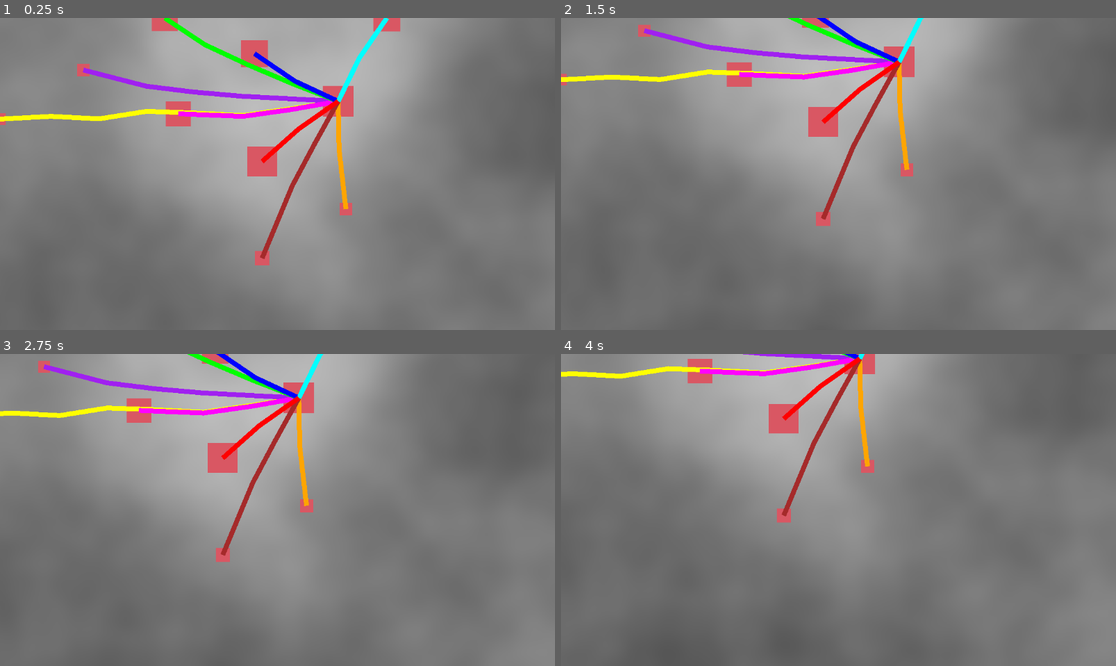
Above: before the commit, frames 1-4 (two rows, left to right).
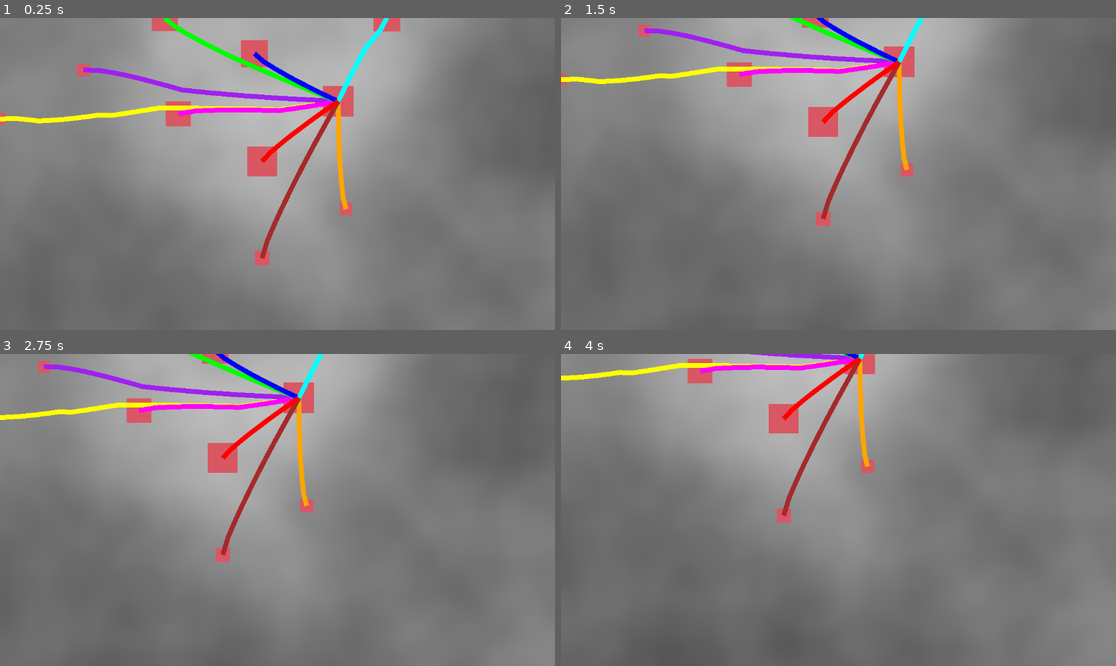
Above: after the commit, the same moments.

Repository: jake6724/road_gen_1
Game: Godot game, scene res://scenes/Main.tscn
The game is run twice, just before and just after one commit, with the same random seed, the same clock (stepped at 60 frames per second) and the same inputs.
Inputs (mouse positions are in pixels of both pictures, inside the frame that each line leads up to):
- Up to frame 1 (0.25 s): no input
- Up to frame 2 (1.5 s): tap Enter at 0.5 s; move the mouse to (960, 158) at 0.52 s; tap S (move_camera_down) at 0.6 s; click (960, 158) at 0.67 s; tap Space at 1.25 s; drag from (727, 189) to (810, 236) at 1.27 s
- Up to frame 3 (2.75 s): tap Enter at 2 s; move the mouse to (333, 441) at 2.02 s; tap D (move_camera_right) at 2.1 s; click (333, 441) at 2.17 s
- Up to frame 4 (4 s): tap Space at 2.75 s; drag from (810, 572) to (672, 463) at 2.77 s; tap Enter at 3.5 s; move the mouse to (1005, 556) at 3.52 s; tap S (move_camera_down) at 3.6 s; click (1005, 556) at 3.67 s

The runs differ from the first frame. In frame 1, 2.3% of the frame differs, in the area x 0-70%, y 0-78%; in frame 2, 2.1%; in frame 3, 2.1%; in frame 4, 1.4%.

Commit message:
Refactor

Diff:
--- a/scripts/highway_generator.gd
+++ b/scripts/highway_generator.gd
@@ -19,7 +19,7 @@
 ## How much to adjust when sweeping through `degree_range`
 @export var degree_step: float = 1
 ## The length of an individual highway segment, which are combined to create the final highway
-@export var num_samples: int = 100
+@export var num_samples: int = 25
 
 var marker: PackedScene = preload("res://scenes/Marker.tscn")
 var highway_sample_marker: PackedScene = preload("res://scenes/HighwaySampleMarker.tscn")
